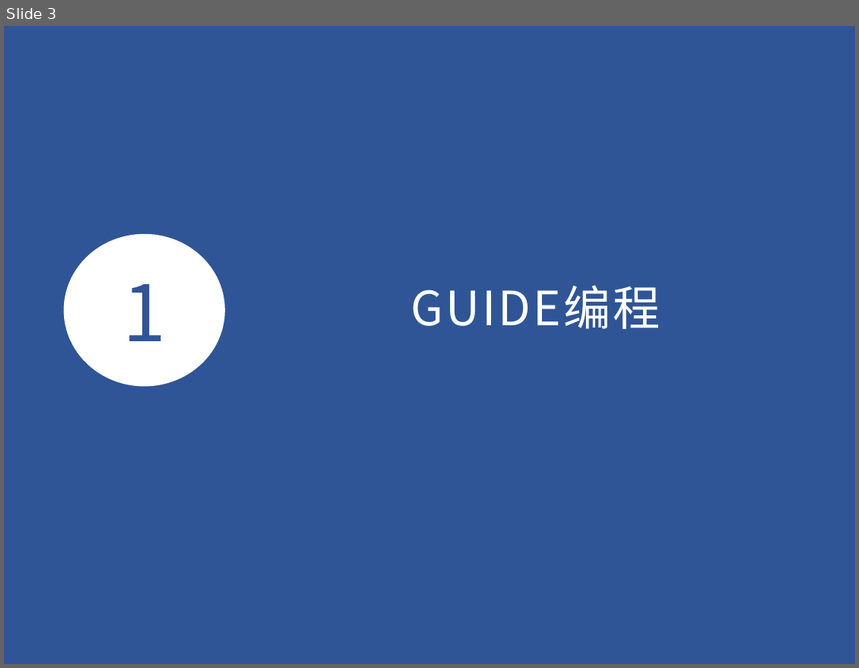
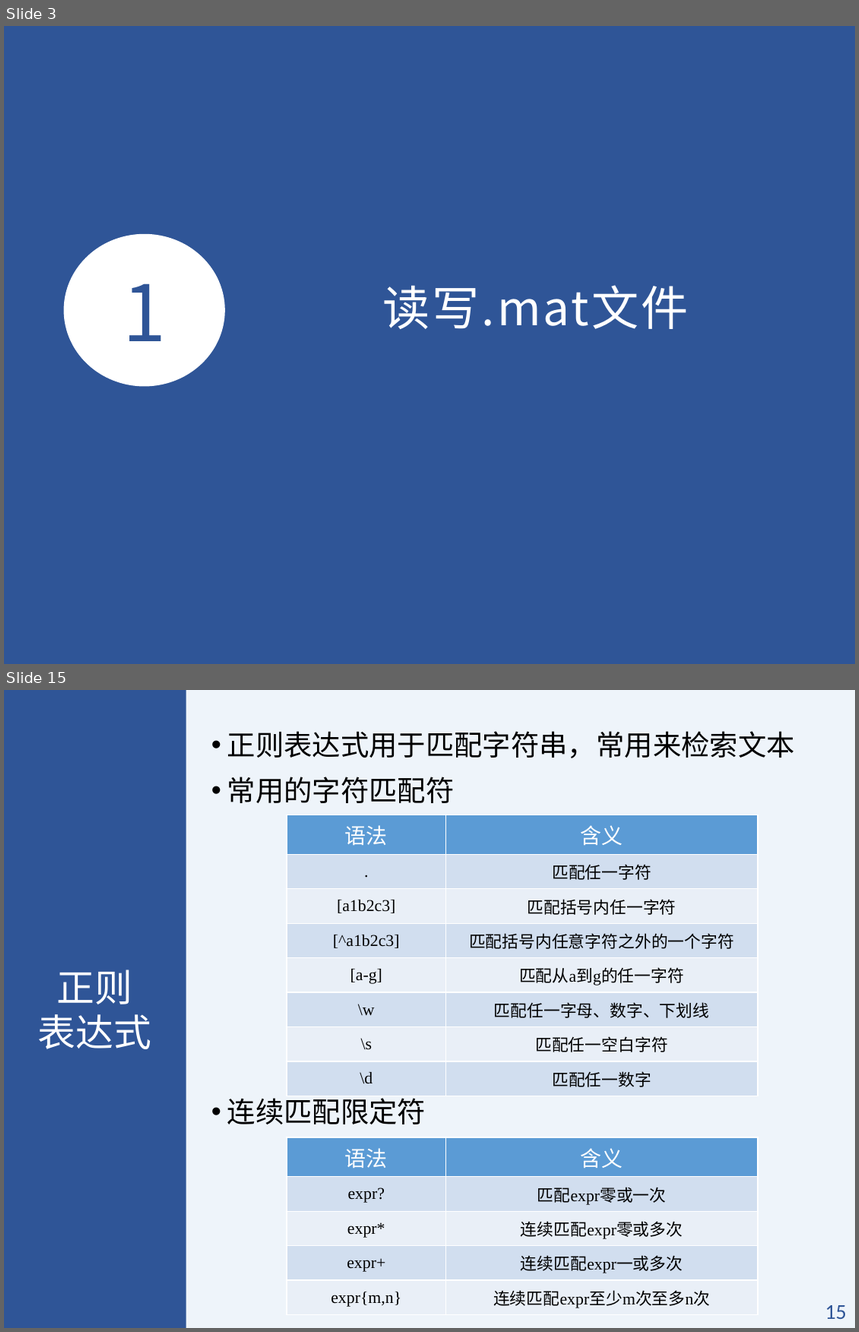
Before and after one commit to BIMK/MATLAB, a slide deck: slides/第5讲.pptx. Shown one above the other, each under a label of ours: slide 3 before the commit, slides 3 and 15 after it; the slides between them are not shown. The pictures are 859x668 and 859x1332 pixels, drawn with LibreOffice and Linux fonts; fonts in the diff are those of the drawing. Boxes give left, top, right and bottom in pixels: in the first picture for what was removed or moved away, otherwise in the second. Text is boxed around its words. In the diff, an @@ line names an element or a change of style, - is before the commit and + after.

```diff
--- a/slides/第5讲.pptx
+++ b/slides/第5讲.pptx
@@ slide 15 added at <box>4,690,855,1328</box>, background #DEEBF7 at 50% opacity @@
@@ rectangle added at <box>4,690,186,1328</box>, fill #2F5597 @@
@@ text added at <box>227,731,795,1125</box>, 24 pt, text #000000 @@
+• 正则表达式用于匹配字符串，常用来检索文本
+• 常用的字符匹配符
+• 连续匹配限定符
@@ table added at <box>287,815,757,1091</box>, 8 rows, 2 columns @@
+语法 | 含义
+. | 匹配任一字符
+[a1b2c3] | 匹配括号内任一字符
+[^a1b2c3] | 匹配括号内任意字符之外的一个字符
+[a-g] | 匹配从a到g的任一字符
+\w | 匹配任一字母、数字、下划线
+\s | 匹配任一空白字符
+\d | 匹配任一数字
@@ text added at <box>38,970,151,1049</box>, 32 pt, text #FFFFFF @@
+正则
+表达式
@@ table added at <box>287,1138,757,1312</box>, 5 rows, 2 columns @@
+语法 | 含义
+expr? | 匹配expr零或一次
+expr* | 连续匹配expr零或多次
+expr+ | 连续匹配expr一或多次
+expr{m,n} | 连续匹配expr至少m次至多n次
@@ page number added at <box>826,1306,847,1319</box>, 18 pt, text #2F5597 @@
+15
@@ slide 3 changed as well @@
@@ text at <box>382,285,689,329</box>: text changed @@
-GUIDE编程
+读写.mat文件
```
Also in this commit, not shown: 2 other slides changed, 29 other slides added, 26 slides removed, 7 other files.
